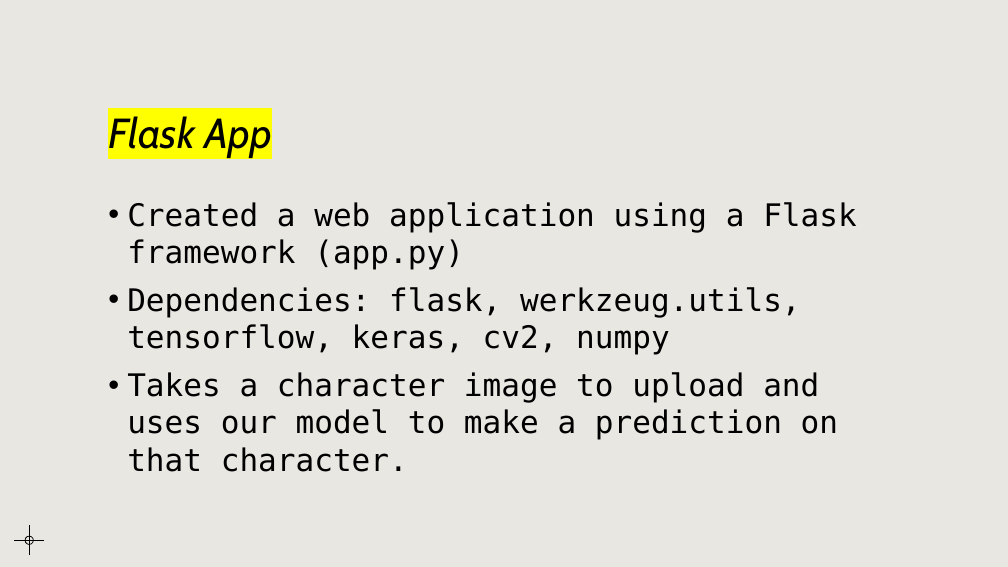
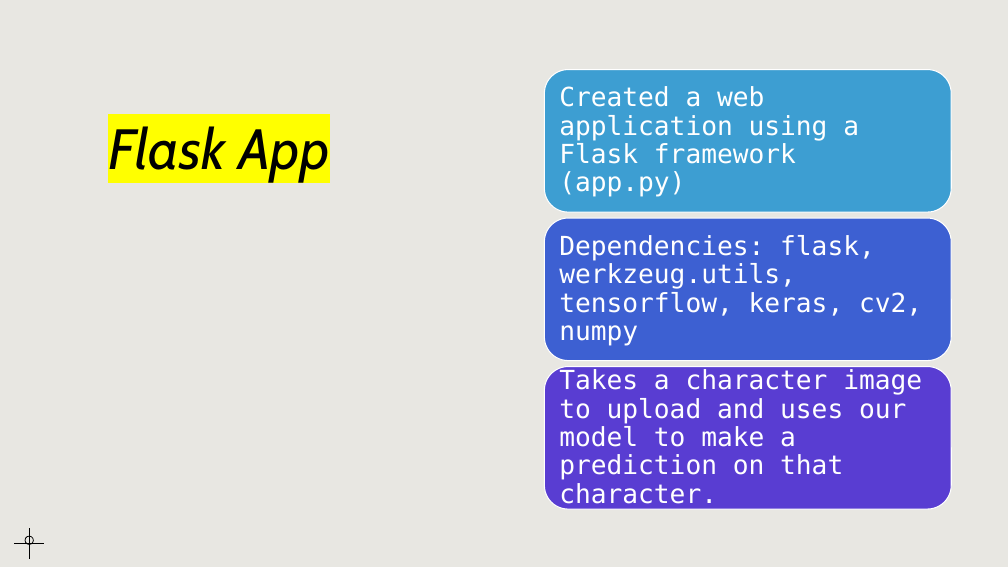
Before and after one commit to ashante112/final_project, a slide deck: slide 7 of Presentation.pptx. Drawn at 1008x567 pixels with LibreOffice and Linux fonts; fonts in the diff are those of the drawing. Boxes give left, top, right and bottom in pixels: in the first picture for what was removed or moved away, otherwise in the second. Text is boxed around its words. In the diff, an @@ line names an element or a change of style, - is before the commit and + after.

```diff
--- a/Presentation.pptx
+++ b/Presentation.pptx
@@ title "Flask App": place and size @@
-title "Flask App" at [108,113,273,158]
+title "Flask App" at [108,126,330,181]
@@ title "Flask App" at [108,126,330,181]: size 40 to 54 pt; vertical alignment bottom to top @@
@@ text removed at [127,202,857,472] @@
-• Created a web application using a Flask framework (app.py)
-• Dependencies: flask, werkzeug.utils, tensorflow, keras, cv2, numpy
-• Takes a character image to upload and uses our model to make a prediction on that character.
@@ group added at [544,70,951,510]: 3 rounded rectangles, 3 texts @@
+Created a web application using a Flask framework (app.py)
+Dependencies: flask, werkzeug.utils, tensorflow, keras, cv2, numpy
+Takes a character image to upload and uses our model to make a prediction on that character.
@@ ellipse removed at [25,536,33,544] @@
@@ ellipse added at [25,536,33,544], outline #000000 0.75 pt @@
@@ line removed from (29, 555) to (29, 526) @@
@@ line added from (29, 559) to (29, 529), #000000 0.75 pt @@
@@ line removed from (14, 541) to (44, 541) @@
@@ line added from (14, 544) to (44, 544), #000000 0.75 pt @@
```
Also in this commit, not shown: 6 other slides changed, 1 slide added, 1 slide removed, 6 other files.
